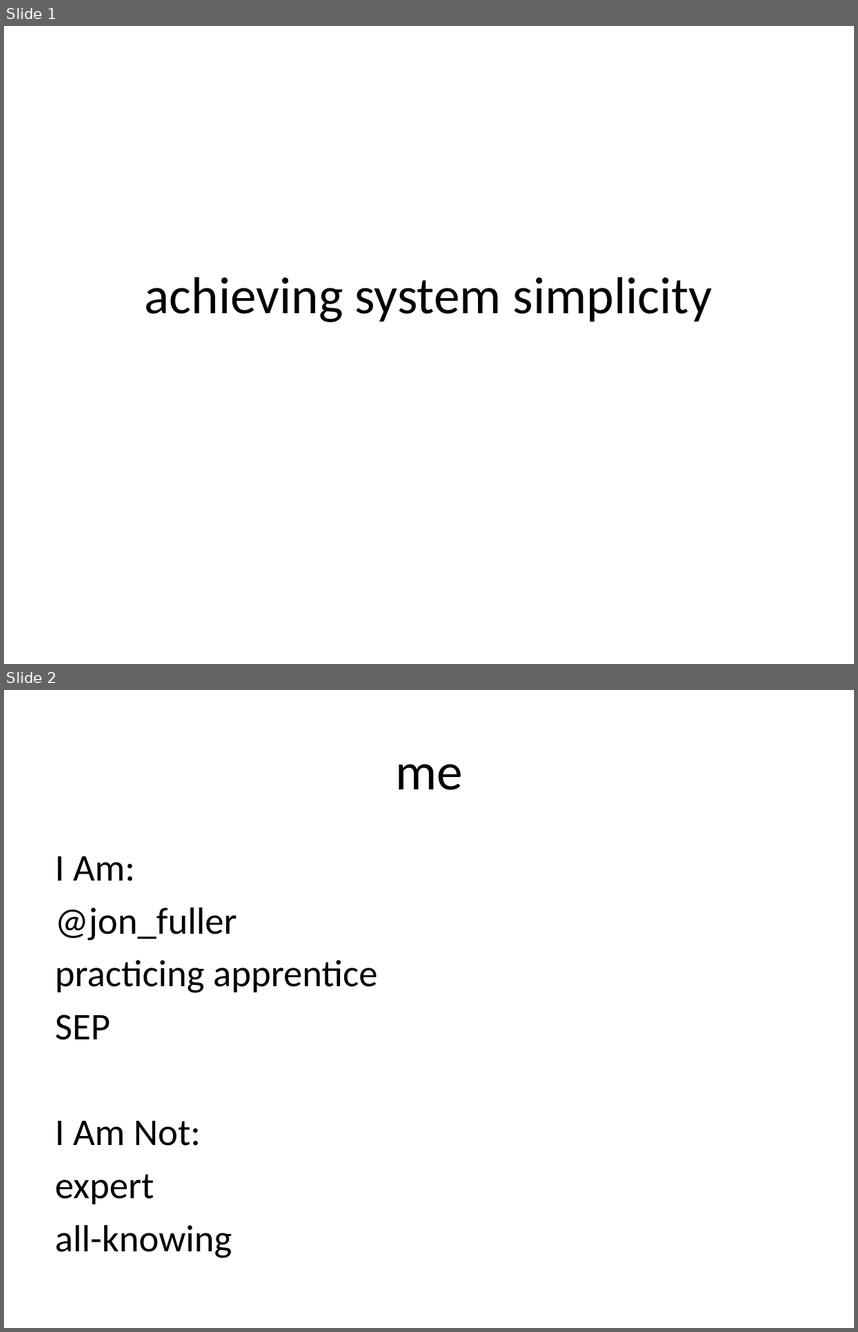
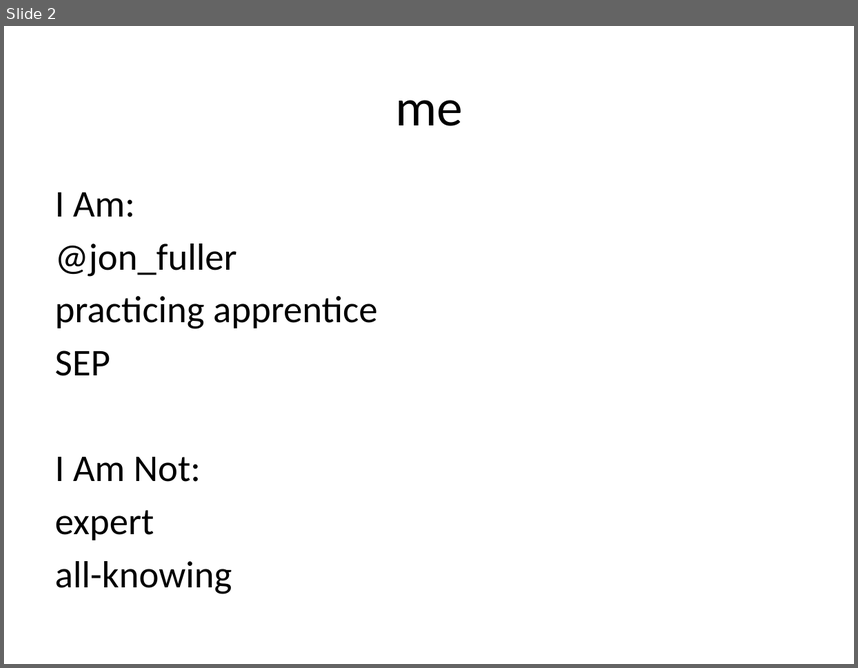
Before and after one commit to jonfuller/presentations, a slide deck: dependencies/dependencies.pptx. Shown one above the other, each under a label of ours: slides 1 and 2 before the commit, slide 2 after it. The pictures are 858x1332 and 858x668 pixels, drawn with LibreOffice and Linux fonts; fonts in the diff are those of the drawing. Boxes give left, top, right and bottom in pixels: in the first picture for what was removed or moved away, otherwise in the second. Text is boxed around its words. In the diff, an @@ line names an element or a change of style, - is before the commit and + after.

Commit message:
new title, thanks BJB

```diff
--- a/dependencies/dependencies.pptx
+++ b/dependencies/dependencies.pptx
@@ slide 1 removed at bbox=[4, 26, 854, 664], background #FFFFFF @@
@@ title removed at bbox=[145, 276, 713, 322] @@
-achieving system simplicity
```
Also in this commit, not shown: 1 slide changed, 1 slide added.
